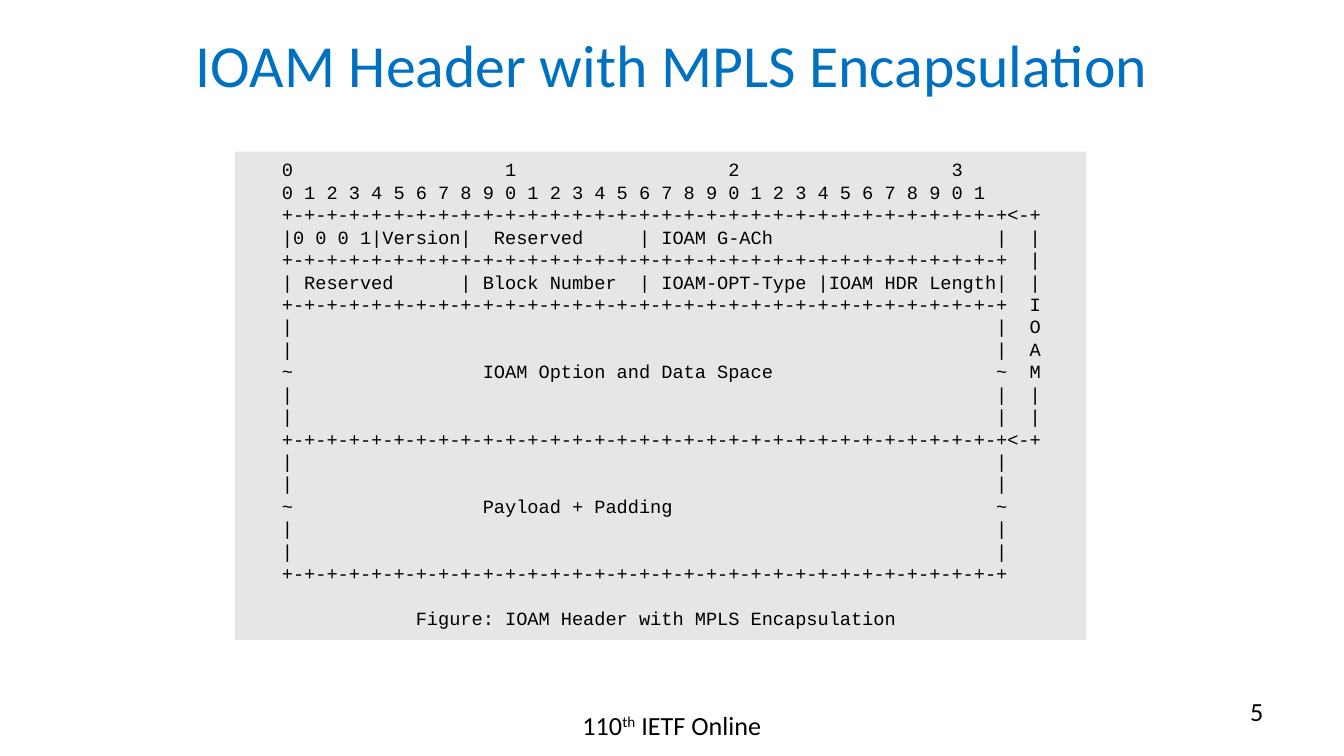
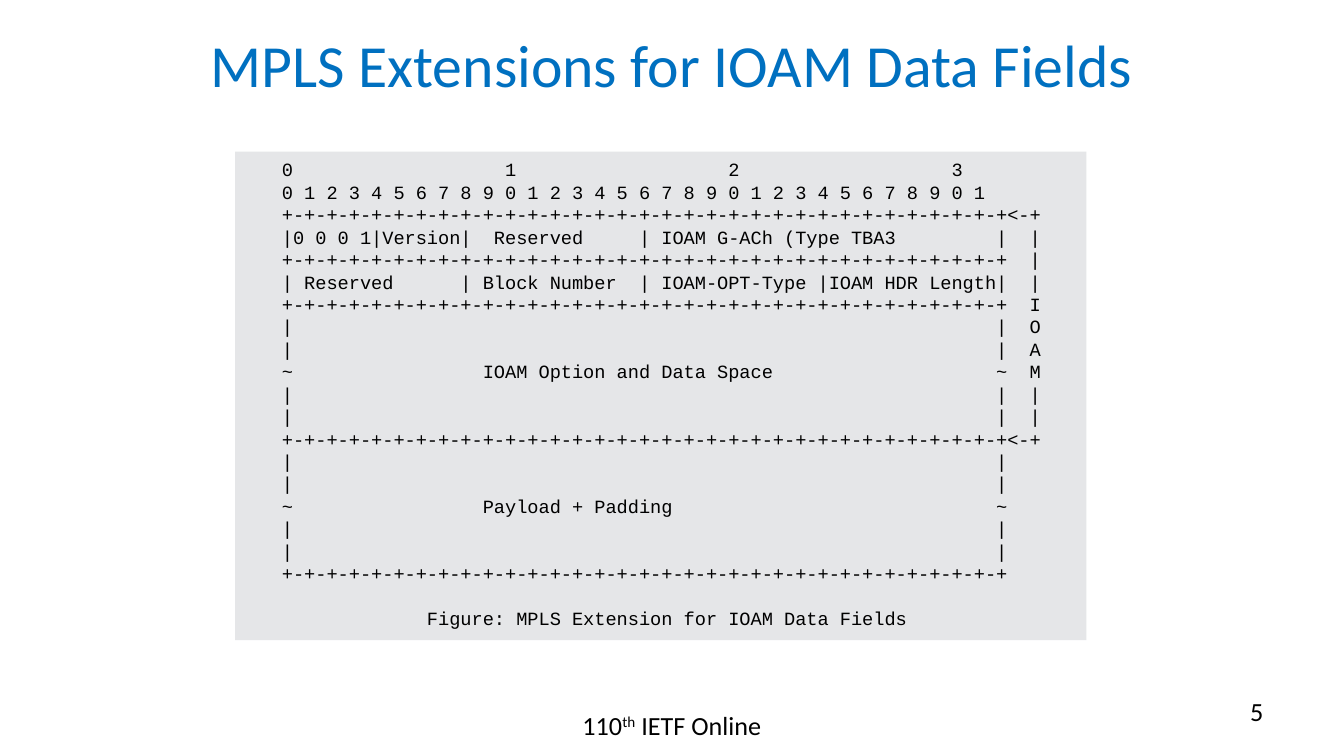
Before and after one commit to rakgandhi/ietf-slides, a slide deck: slide 5 of draft-gandhi-mpls-ioam-sr-05.pptx. Drawn at 1344x756 pixels with LibreOffice and Linux fonts; fonts in the diff are those of the drawing. Boxes give left, top, right and bottom in pixels: in the first picture for what was removed or moved away, otherwise in the second. Text is boxed around its words. In the diff, an @@ line names an element or a change of style, - is before the commit and + after.

```diff
--- a/draft-gandhi-mpls-ioam-sr-05.pptx
+++ b/draft-gandhi-mpls-ioam-sr-05.pptx
@@ title at (210,45,1132,88): text changed @@
-IOAM Header with MPLS Encapsulation
+MPLS Extensions for IOAM Data Fields
@@ text in rectangle at (282,231,896,248): text changed @@
-|0 0 0 1|Version| Reserved | IOAM G-ACh | |
+|0 0 0 1|Version| Reserved | IOAM G-ACh (Type TBA3 | |
@@ text in rectangle at (427,612,907,629): text changed @@
-Figure: IOAM Header with MPLS Encapsulation
+Figure: MPLS Extension for IOAM Data Fields
```
Also in this commit, not shown: 19 other slides changed, 1 slide removed, 5 other files.
